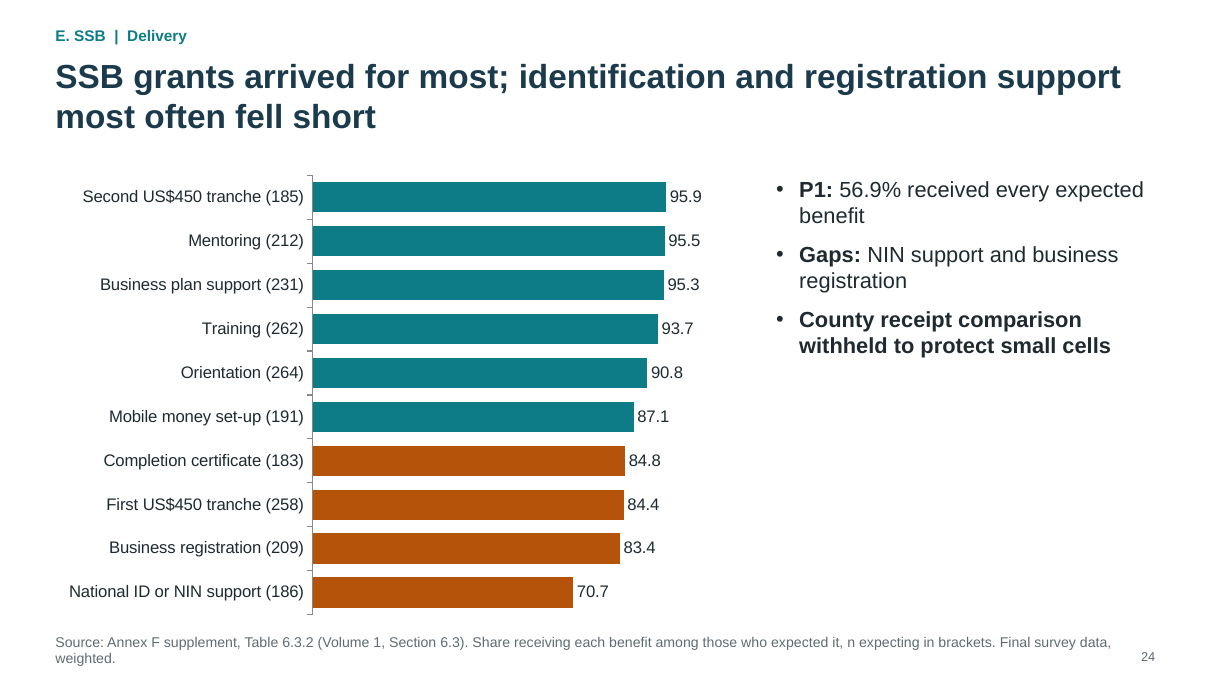
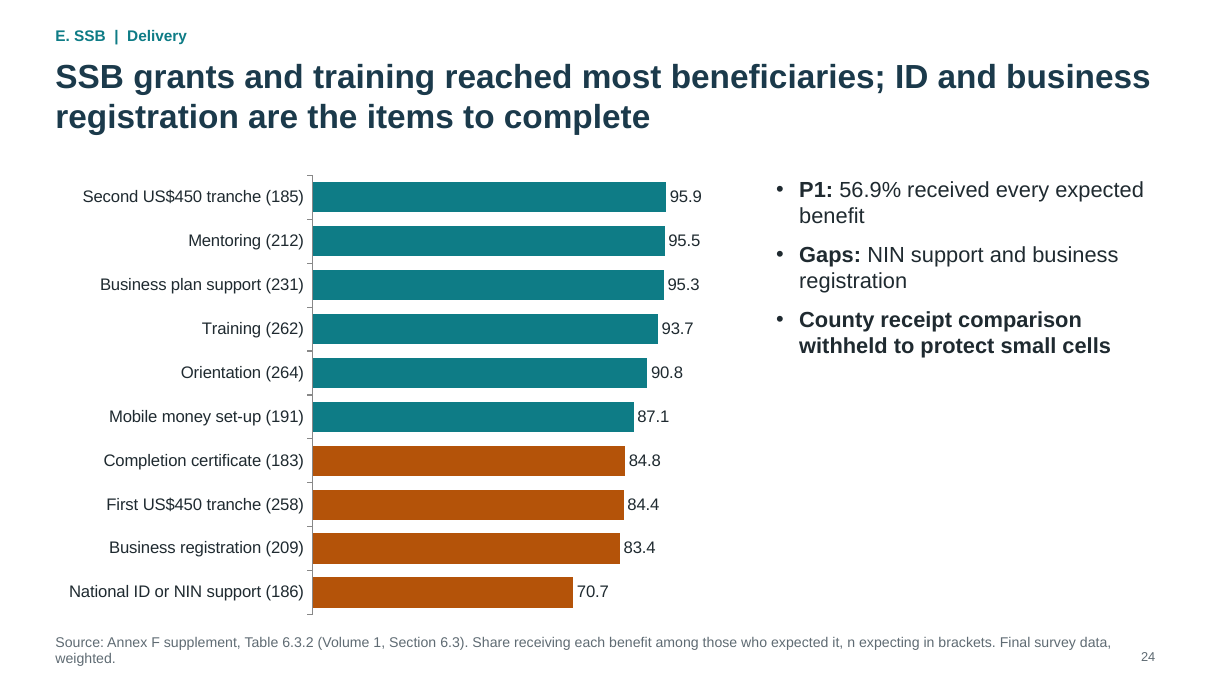
Before and after one commit to kokouekpinda/kokouekpinda, a slide deck: slide 31 of deliverables/REALISE_PMT_Presentation_v5.pptx (slide 30 before the commit). Drawn at 1232x693 pixels with LibreOffice and Linux fonts; fonts in the diff are those of the drawing. Boxes give left, top, right and bottom in pixels: in the first picture for what was removed or moved away, otherwise in the second. Text is boxed around its words. In the diff, an @@ line names an element or a change of style, - is before the commit and + after.

```diff
--- a/deliverables/REALISE_PMT_Presentation_v5.pptx
+++ b/deliverables/REALISE_PMT_Presentation_v5.pptx
@@ title at <box>55,64,1151,135</box>: text changed @@
-SSB grants arrived for most; identification and registration support most often fell short
+SSB grants and training reached most beneficiaries; ID and business registration are the items to complete
```
Also in this commit, not shown: 14 other slides changed, 1 slide added.
